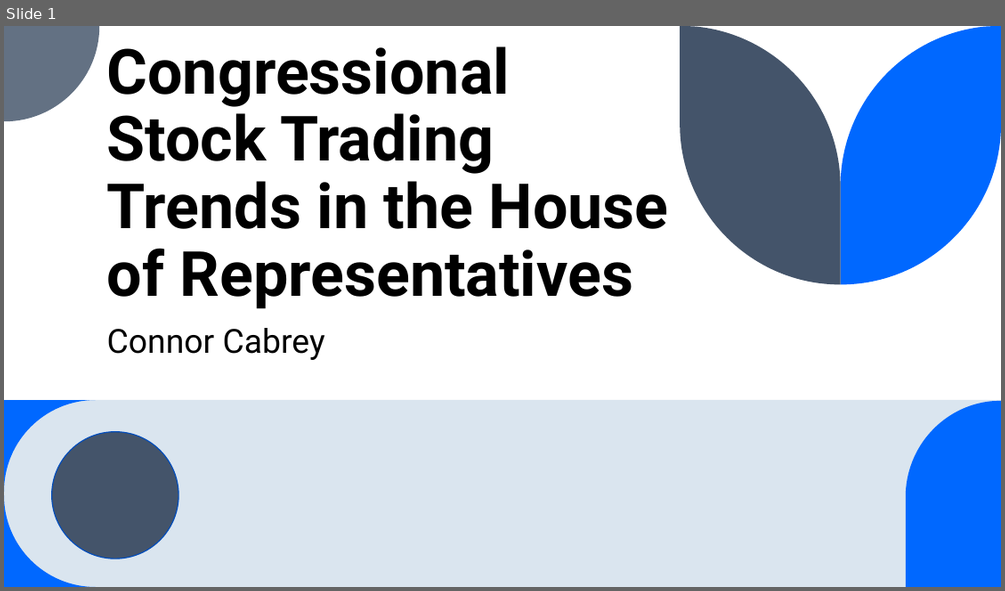
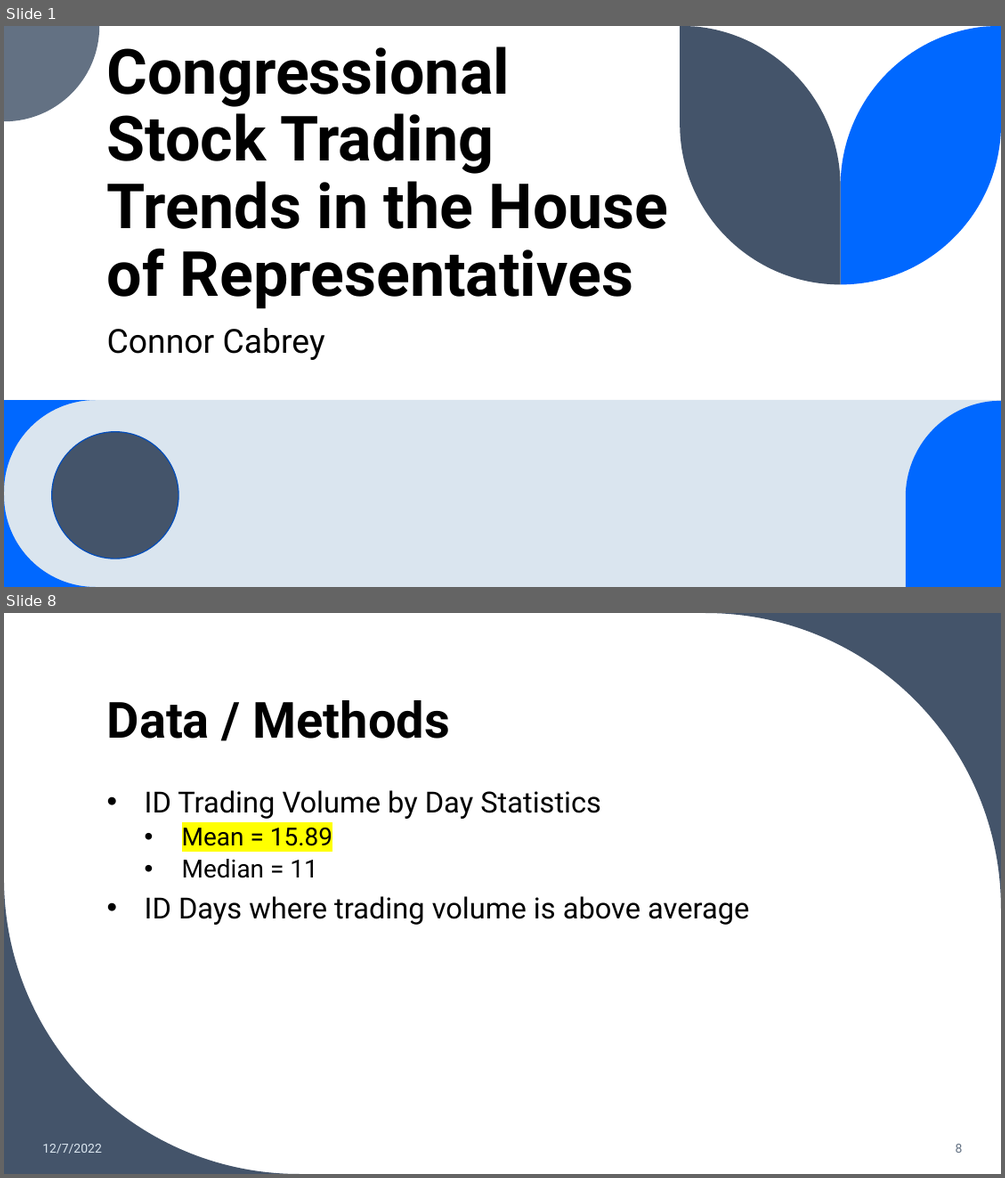
Before and after one commit to ccabes15/Congression_Trading, a slide deck: Presentation/Stock_Trading_Cabrey.pptx. Shown one above the other, each under a label of ours: slide 1 before the commit, slides 1 and 8 after it; the slides between them are not shown. The pictures are 1005x591 and 1005x1178 pixels, drawn with LibreOffice and Linux fonts; fonts in the diff are those of the drawing. Boxes give left, top, right and bottom in pixels: in the first picture for what was removed or moved away, otherwise in the second. Text is boxed around its words. In the diff, an @@ line names an element or a change of style, - is before the commit and + after.

```diff
--- a/Presentation/Stock_Trading_Cabrey.pptx
+++ b/Presentation/Stock_Trading_Cabrey.pptx
@@ slide 8 added at [4, 613, 1001, 1174], background #FFFFFF @@
@@ freeform shape added at [705, 613, 1001, 908], fill #44546A @@
@@ title added at [107, 700, 450, 738], 48 pt, text #000000, bold @@
+Data / Methods
@@ text added at [145, 790, 749, 925], 28 pt, text #000000 @@
+• ID Trading Volume by Day Statistics
+  • Mean = 15.89
+  • Median = 11
+• ID Days where trading volume is above average
@@ freeform shape added at [4, 878, 299, 1174], fill #44546A @@
@@ text added at [42, 1143, 102, 1153], 12 pt, text #DAE5EF @@
+12/7/2022
@@ page number added at [955, 1143, 963, 1152], 12 pt, text #637183 @@
+8
```
Also in this commit, not shown: 5 slides changed, 11 other slides added, 6 other files.
